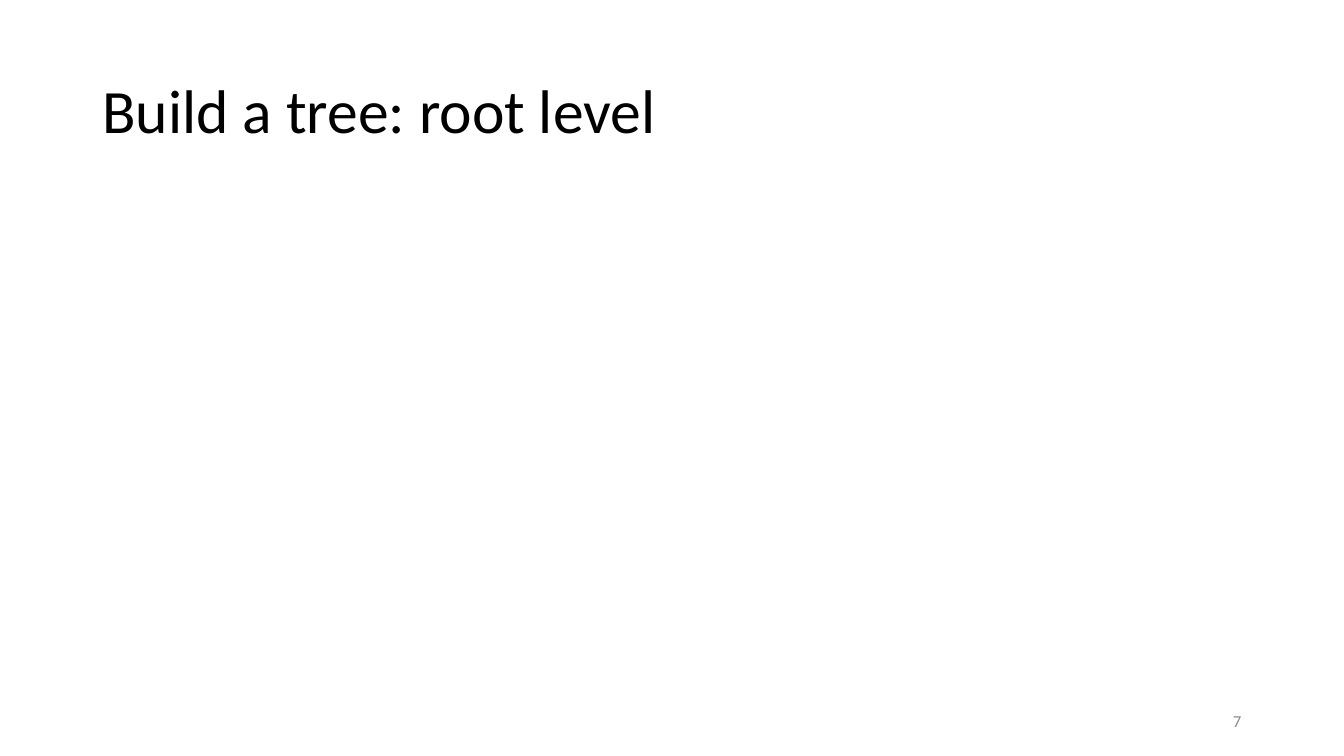
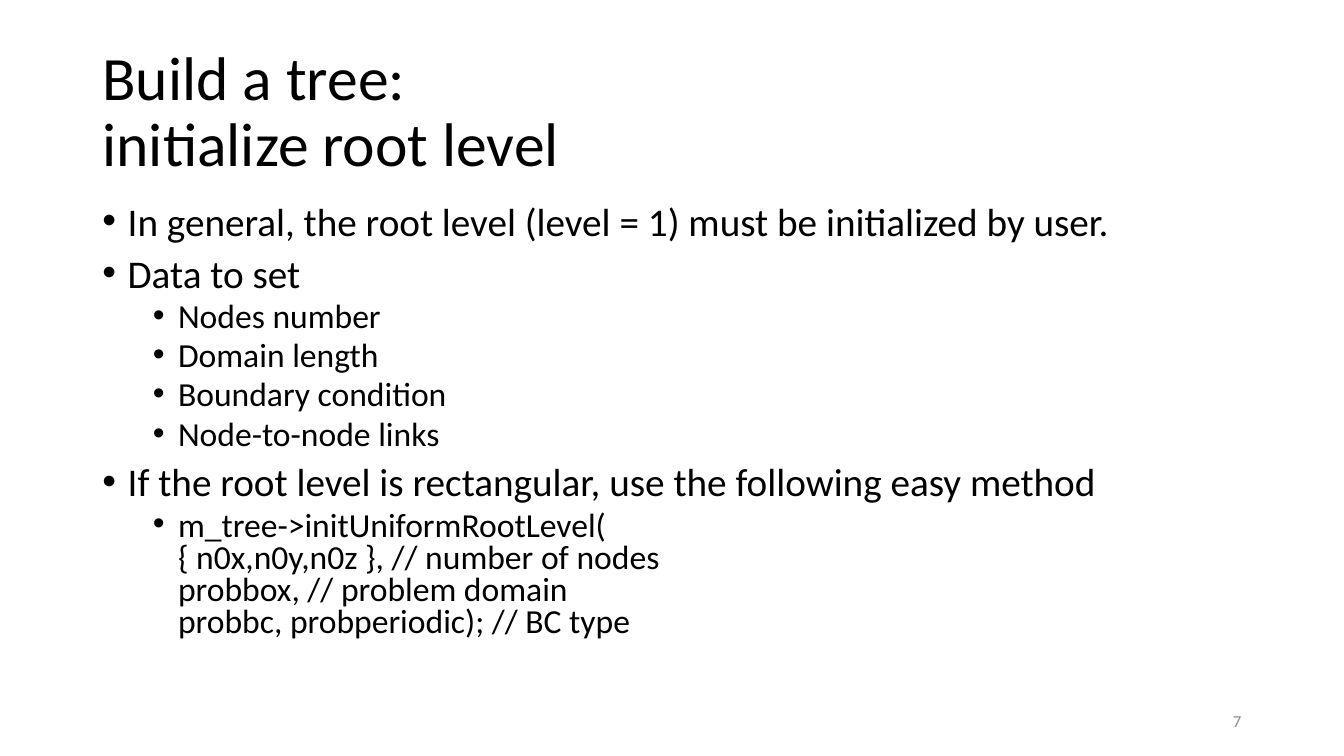
Before and after one commit to haloless/SayakaAmr, a slide deck: slide 7 of doc/note_sayaka.pptx. Drawn at 1344x756 pixels with LibreOffice and Linux fonts; fonts in the diff are those of the drawing. Boxes give left, top, right and bottom in pixels: in the first picture for what was removed or moved away, otherwise in the second. Text is boxed around its words. In the diff, an @@ line names an element or a change of style, - is before the commit and + after.

```diff
--- a/doc/note_sayaka.pptx
+++ b/doc/note_sayaka.pptx
@@ title at <box>102,57,558,167</box>: text changed @@
-Build a tree: root level
+Build a tree:
+initialize root level
@@ text added at <box>128,207,1109,639</box>, 24 pt, text #000000 @@
+• In general, the root level (level = 1) must be initialized by user.
+• Data to set
+  • Nodes number
+  • Domain length
+  • Boundary condition
+  • Node-to-node links
+• If the root level is rectangular, use the following easy method
+  • m_tree->initUniformRootLevel(
+    { n0x,n0y,n0z }, // number of nodes
+    probbox, // problem domain
+    probbc, probperiodic); // BC type
```
Also in this commit, not shown: 7 other slides changed, 2 slides added.
